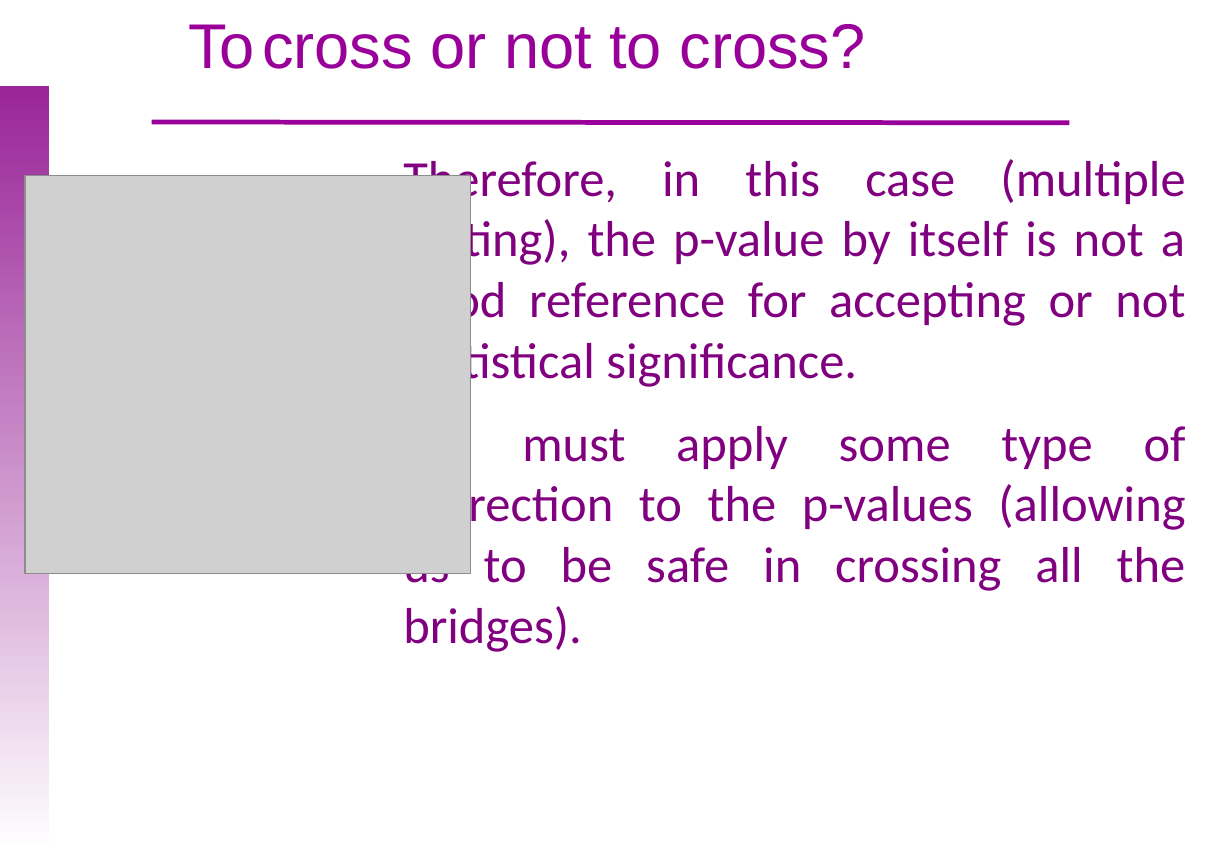
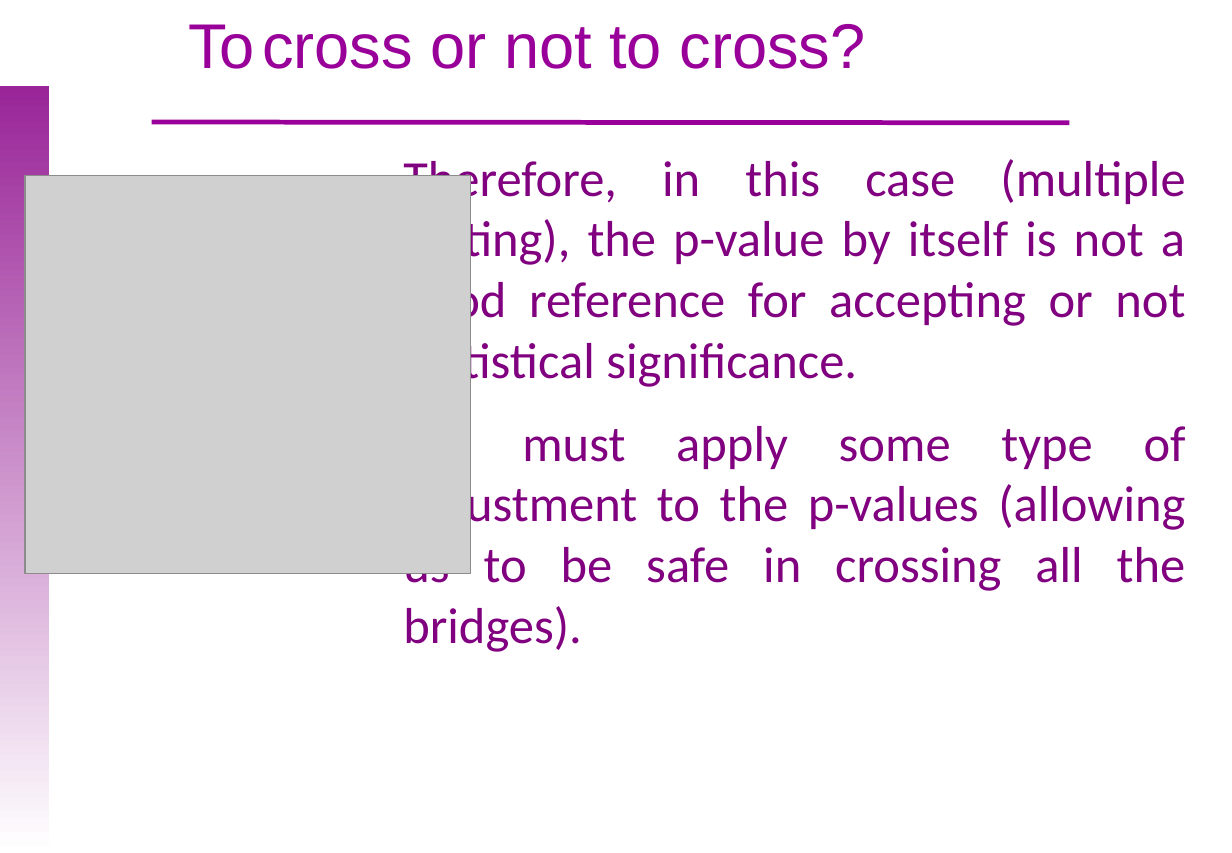
Before and after one commit to uebvhir/Course_Basic_Statistics_2019, a slide deck: slide 59 of Sessio_7/EBB_2019_Session_7-Hypothesis_test_continous_variables.pptx (slide 55 before the commit). Drawn at 1232x853 pixels with LibreOffice and Linux fonts; fonts in the diff are those of the drawing; grey boxes stand for pictures; background and template pictures are left out. Boxes give left, top, right and bottom in pixels: in the first picture for what was removed or moved away, otherwise in the second. Text is boxed around its words. In the diff, an @@ line names an element or a change of style, - is before the commit and + after.

```diff
--- a/Sessio_7/EBB_2019_Session_7-Hypothesis_test_continous_variables.pptx
+++ b/Sessio_7/EBB_2019_Session_7-Hypothesis_test_continous_variables.pptx
@@ text at bbox=[403, 419, 1186, 652]: text changed @@
-We must apply some type of correction to the p-values (allowing us to be safe in crossing all the bridges).
+We must apply some type of adjustment to the p-values (allowing us to be safe in crossing all the bridges).
```
Also in this commit, not shown: 13 other slides changed, 6 slides added, 2 slides removed, 1 other file.
